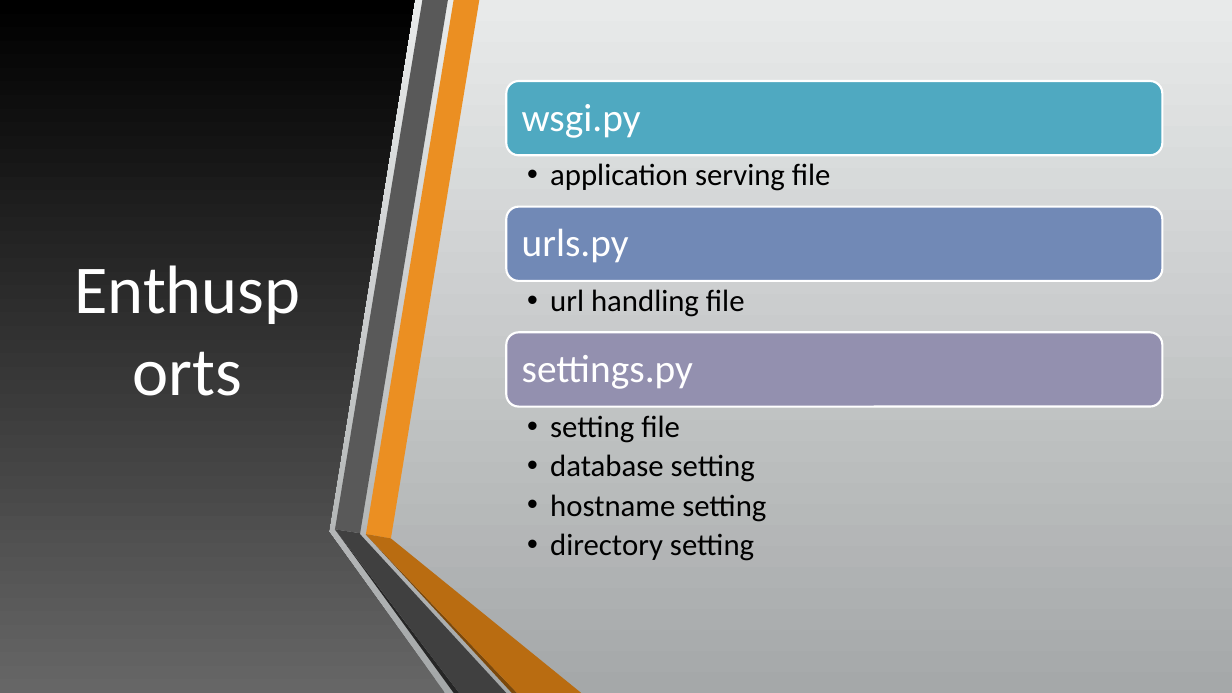
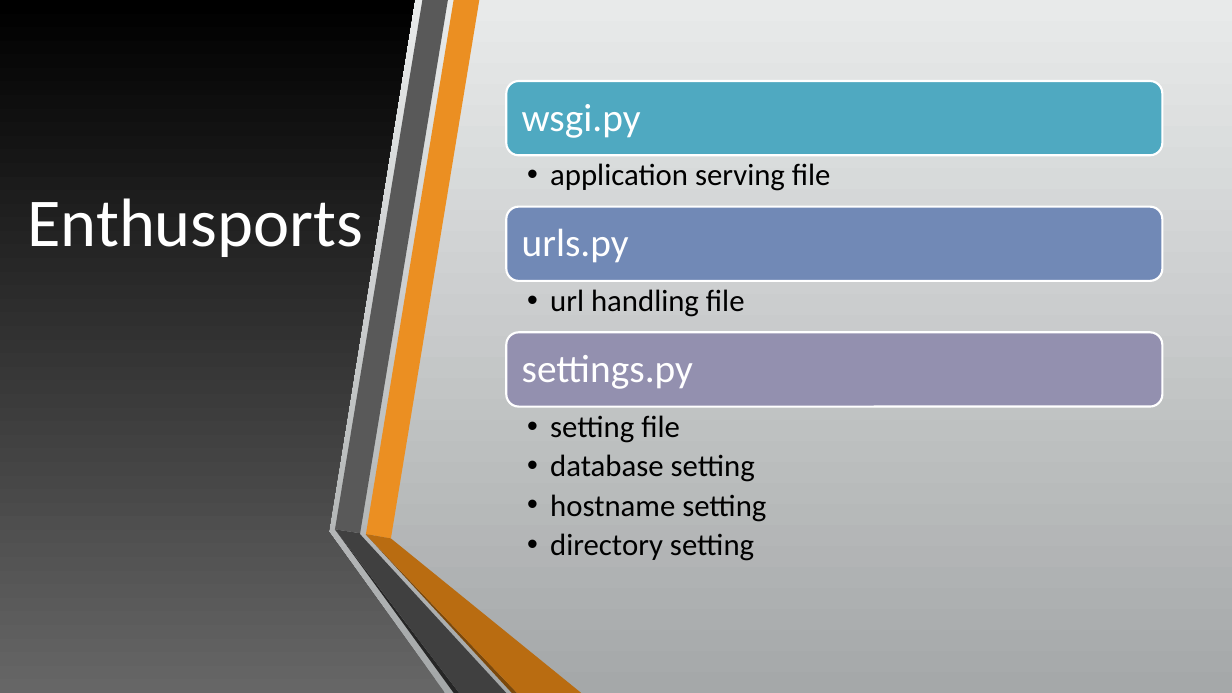
Before and after one commit to yuvrajsubedi59/seniorSeminarProject, a slide deck: slide 5 of Sportiasts-1.pptx (slide 4 before the commit). Drawn at 1232x693 pixels with LibreOffice and Linux fonts; fonts in the diff are those of the drawing. Boxes give left, top, right and bottom in pixels: in the first picture for what was removed or moved away, otherwise in the second. Text is boxed around its words. In the diff, an @@ line names an element or a change of style, - is before the commit and + after.

```diff
--- a/Sportiasts-1.pptx
+++ b/Sportiasts-1.pptx
@@ text "Enthusports" rewrapped from box(54, 69, 322, 585) to box(28, 198, 363, 257) @@
```
Also in this commit, not shown: 2 other slides changed, 2 slides added.
